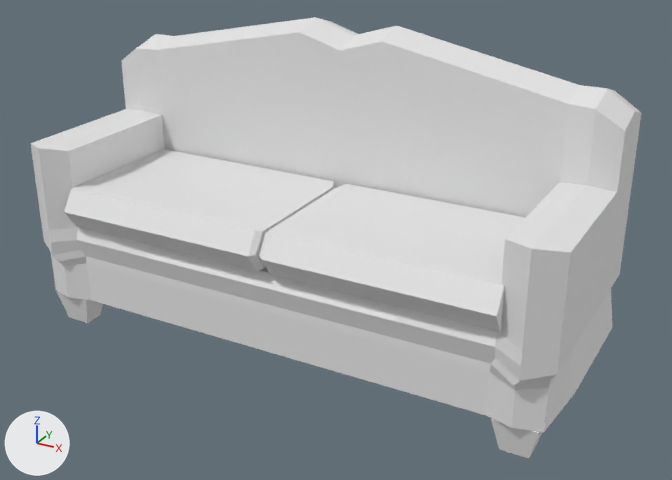
One commit to the FBX model Assets/Models/Furnitures/Couch.fbx: the scene before it, then after it.
Rendered twice from a 50 mm camera at (0.03, -4.56, 5.33) aimed at (-4.2, 3.13, 1.48). The lights are fixed; the arrows at lower left show +X, +Y and +Z. Where no turn or scale is listed for an object, it has been applied to the vertices.

In view in the first picture: 'Couch'.
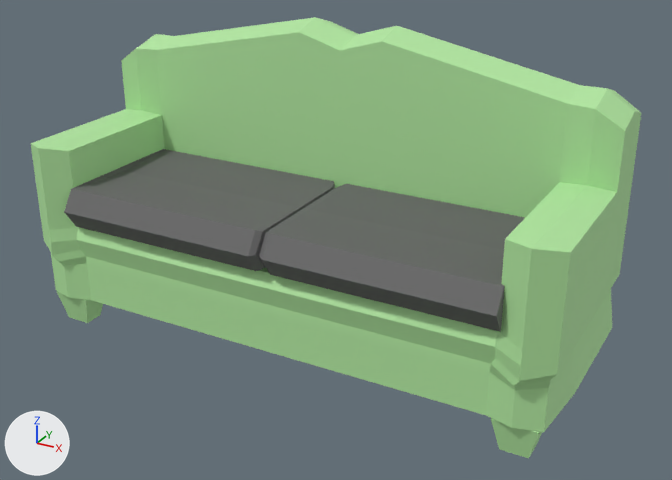
What differs and where, as boxes (x1, y1, x2, y2) in the pictures (672 x 480 px):
part 1 of me_cube_010, recoloured (grey to green)
    both: (31, 17, 641, 432)
part 2 of me_cube_010, recoloured (grey to green)
    both: (57, 291, 103, 323)
part 3 of me_cube_010, recoloured (grey to green)
    both: (491, 418, 542, 458)
part 4 of me_cube_010, recoloured (white to grey)
    both: (64, 149, 525, 332)

What changed in the scene script:
```text
Add mat_soft_grey:
    mat_soft_grey = principled_material('Soft grey')
    mat_soft_grey.base_color = (0.133, 0.133, 0.133)  # dark grey #666666
    mat_soft_grey.roughness = 0.69
Add mat_accesable_green:
    mat_accesable_green = principled_material('Accesable green')
    mat_accesable_green.base_color = (0.446, 0.8, 0.356)  # green #b2e7a1
    mat_accesable_green.roughness = 0.69
Change me_cube_010:
    where me_cube_010.from_pydata(...)  # 378 vertices, 364 faces; spans x -2.9..2.9, y -0.94..1.43, z -0.77..2.53
    used by ob_couch; location = (-4.472, 2.935, 1.003)
    me_cube_010 part 1: all 260 faces that had it switch from mat_material_002 (white #e7e7e7) to mat_accesable_green (green #b2e7a1)
    me_cube_010 part 2: 6 of the faces centred in x -2.76..-2.4, y -0.74..-0.46, z -0.77..-0.43 switch from mat_material_004 (white #e7e7e7) to mat_accesable_green (green #b2e7a1)
    me_cube_010 part 3: 6 of the faces centred in x 2.4..2.76, y -0.74..-0.46, z -0.77..-0.43 switch from mat_material_004 (white #e7e7e7) to mat_accesable_green (green #b2e7a1)
    me_cube_010 part 4: 80 of the faces centred in x -2.35..2.39, y -0.87..0.73, z 0.47..0.89 switch from mat_material_004 (white #e7e7e7) to mat_soft_grey (dark grey #666666)
```
